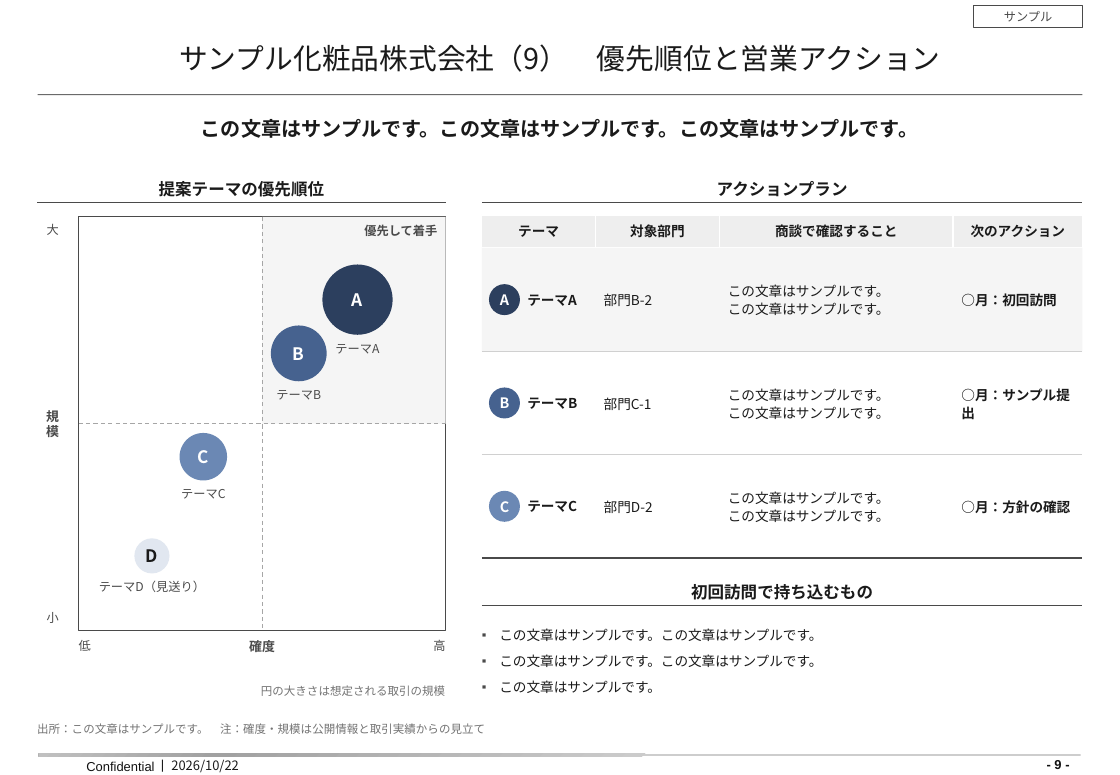
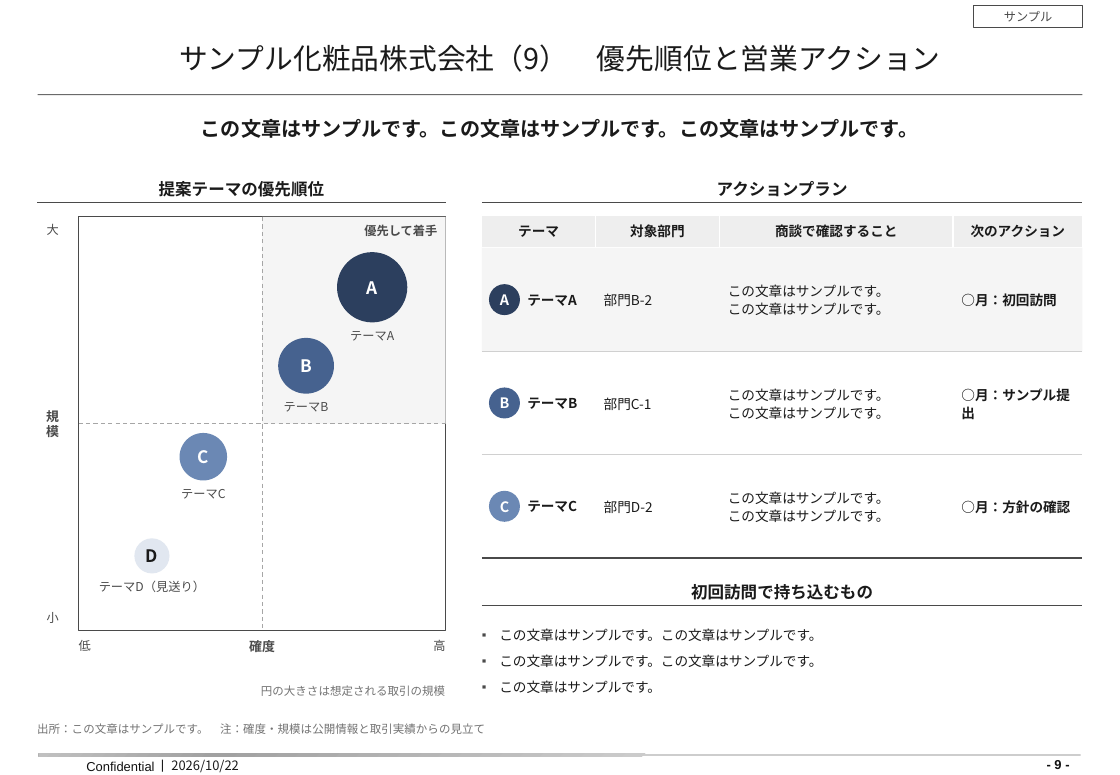
Before and after one commit to neunon/neunon-web, a slide deck: slide 10 of design/existing-customers-sample/existing-customers-sample.pptx. Drawn at 1120x775 pixels with LibreOffice and Linux fonts; fonts in the diff are those of the drawing; background and template pictures are left out. Boxes give left, top, right and bottom in pixels: in the first picture for what was removed or moved away, otherwise in the second. Text is boxed around its words. In the diff, an @@ line names an element or a change of style, - is before the commit and + after.

```diff
--- a/design/existing-customers-sample/existing-customers-sample.pptx
+++ b/design/existing-customers-sample/existing-customers-sample.pptx
@@ text "A" moved from (x1=352, y1=293, x2=363, y2=306) to (x1=367, y1=281, x2=378, y2=294) @@
@@ ellipse moved from (x1=323, y1=265, x2=393, y2=335) to (x1=337, y1=252, x2=407, y2=323) @@
@@ text "テーマA" moved from (x1=335, y1=344, x2=379, y2=354) to (x1=350, y1=331, x2=394, y2=341) @@
@@ 2 texts, 1 ellipse moved together from (x1=271, y1=326, x2=327, y2=400) to (x1=278, y1=338, x2=334, y2=412) @@
```
Also in this commit, not shown: 3 other slides changed, 48 other files.
